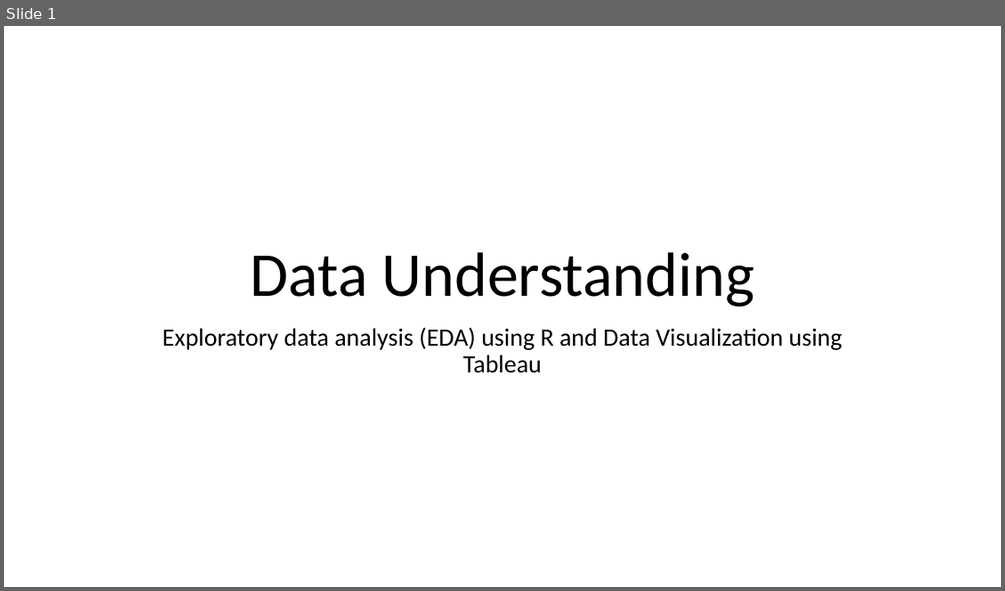
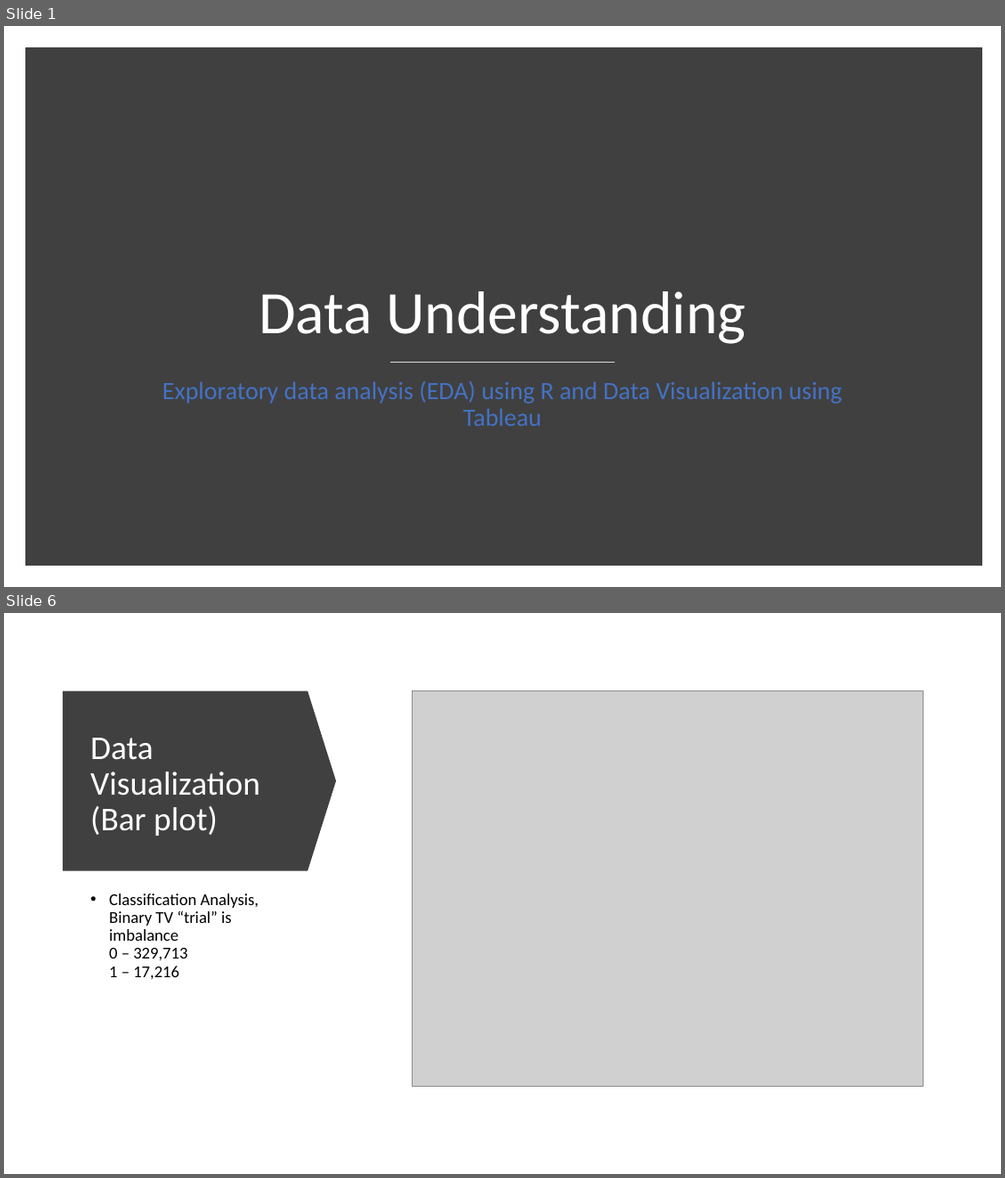
Before and after one commit to SyedNadir/freemium-ab-testing, a slide deck: documents/presentation/data understanding.pptx. Shown one above the other, each under a label of ours: slide 1 before the commit, slides 1 and 6 after it; the slides between them are not shown. The pictures are 1005x591 and 1005x1178 pixels, drawn with LibreOffice and Linux fonts; fonts in the diff are those of the drawing; grey boxes stand for pictures. Boxes give left, top, right and bottom in pixels: in the first picture for what was removed or moved away, otherwise in the second. Text is boxed around its words. In the diff, an @@ line names an element or a change of style, - is before the commit and + after.

```diff
--- a/documents/presentation/data understanding.pptx
+++ b/documents/presentation/data understanding.pptx
@@ slide 6 added at (4,613,1001,1174), background #FFFFFF @@
@@ down arrow added at (63,691,336,871), fill #404040 @@
@@ picture added at (412,690,923,1086) @@
@@ title added at (90,738,260,835), 32 pt, text #FFFFFF @@
+Data Visualization (Bar plot)
@@ text added at (109,893,259,979), 16 pt, text #000000 @@
+• Classification Analysis, Binary TV “trial” is imbalance
+  0 – 329,713
+  1 – 17,216
@@ slide 1 changed as well @@
@@ rectangle added at (30,52,977,561), fill #404040, outline #404040 10 pt @@
@@ title "Data Understanding" at (259,291,745,344): size 60 to 58 pt, text colour #000000 to #FFFFFF @@
@@ line added from (390, 362) to (615, 362), #D9D9D9 1 pt @@
@@ subtitle "Exploratory data analysis (EDA) using ...": place and size @@
-subtitle "Exploratory data analysis (EDA) using ..." at (162,327,842,373)
+subtitle "Exploratory data analysis (EDA) using ..." at (162,381,842,426)
@@ subtitle "Exploratory data analysis (EDA) using ..." at (162,381,842,426): text colour #000000 to #4472C4 @@
```
Also in this commit, not shown: 2 other slides changed, 4 other slides added.
